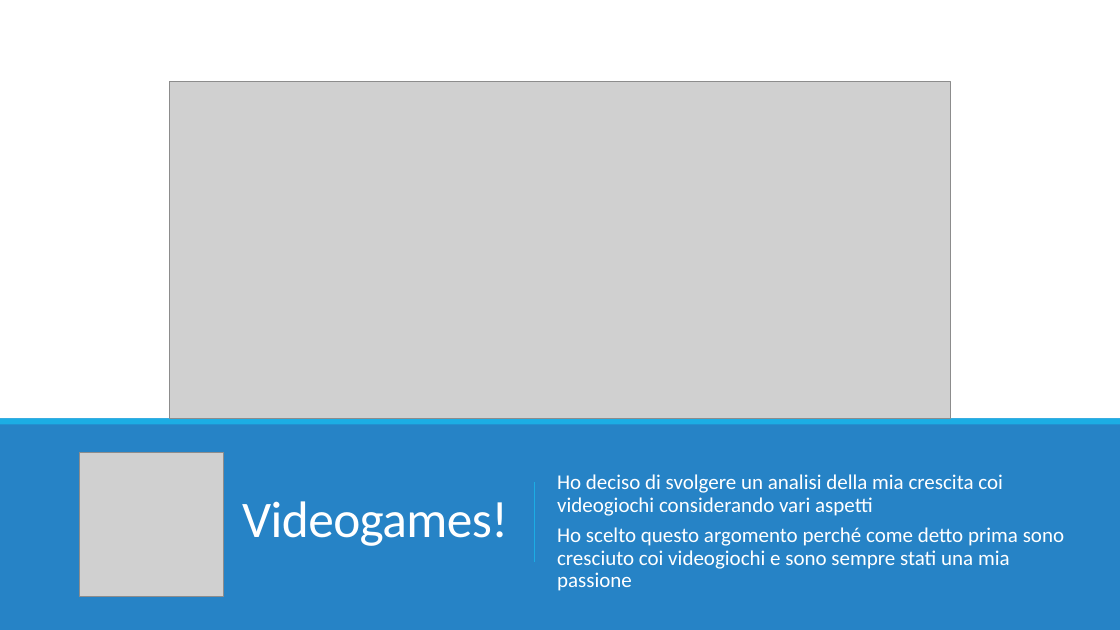
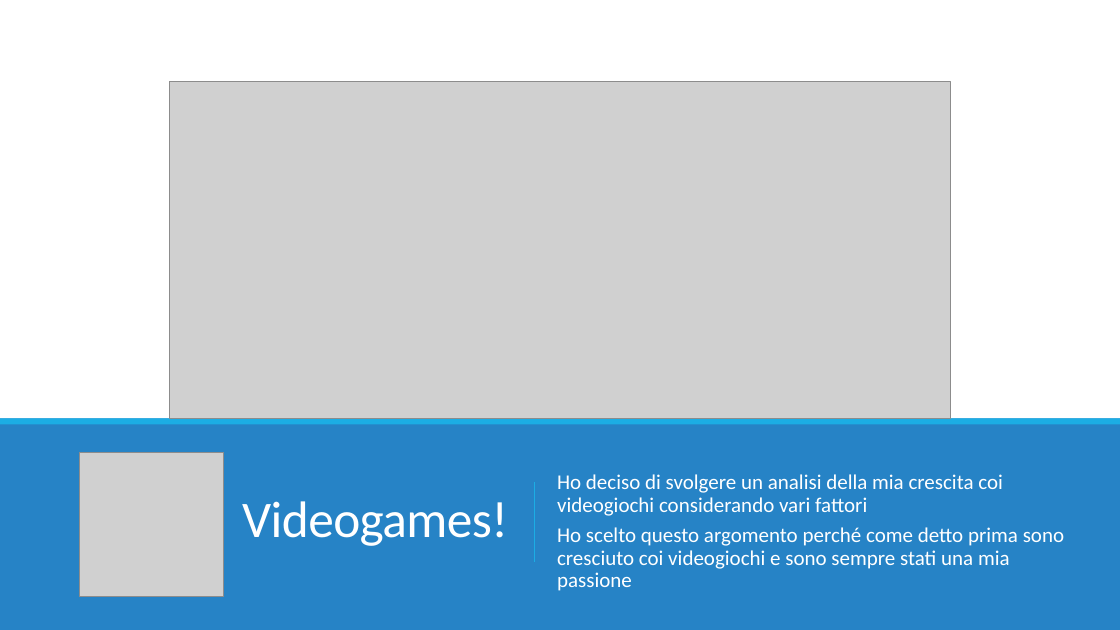
Before and after one commit to StefanoGuida2003/Progetto_Fondamenti_Scienze_dei_Dati, a slide deck: slide 2 of Presentazione.pptx. Drawn at 1120x630 pixels with LibreOffice and Linux fonts; fonts in the diff are those of the drawing; grey boxes stand for pictures. Boxes give left, top, right and bottom in pixels: in the first picture for what was removed or moved away, otherwise in the second. Text is boxed around its words. In the diff, an @@ line names an element or a change of style, - is before the commit and + after.

```diff
--- a/Presentazione.pptx
+++ b/Presentazione.pptx
@@ text at [557,474,1003,516]: text changed @@
-Ho deciso di svolgere un analisi della mia crescita coi videogiochi considerando vari aspetti
+Ho deciso di svolgere un analisi della mia crescita coi videogiochi considerando vari fattori
```
Also in this commit, not shown: 1 other slide changed.
